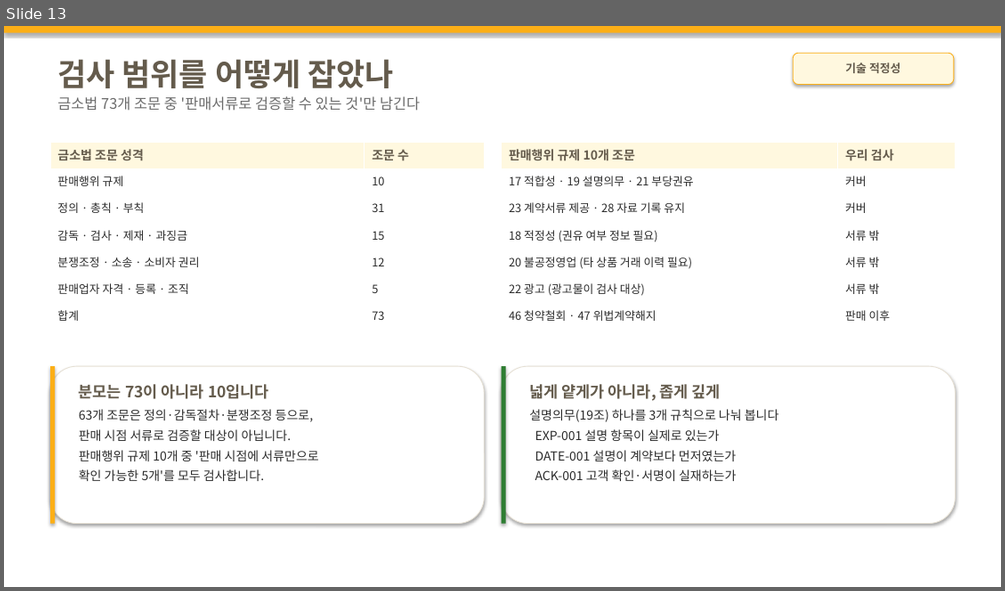
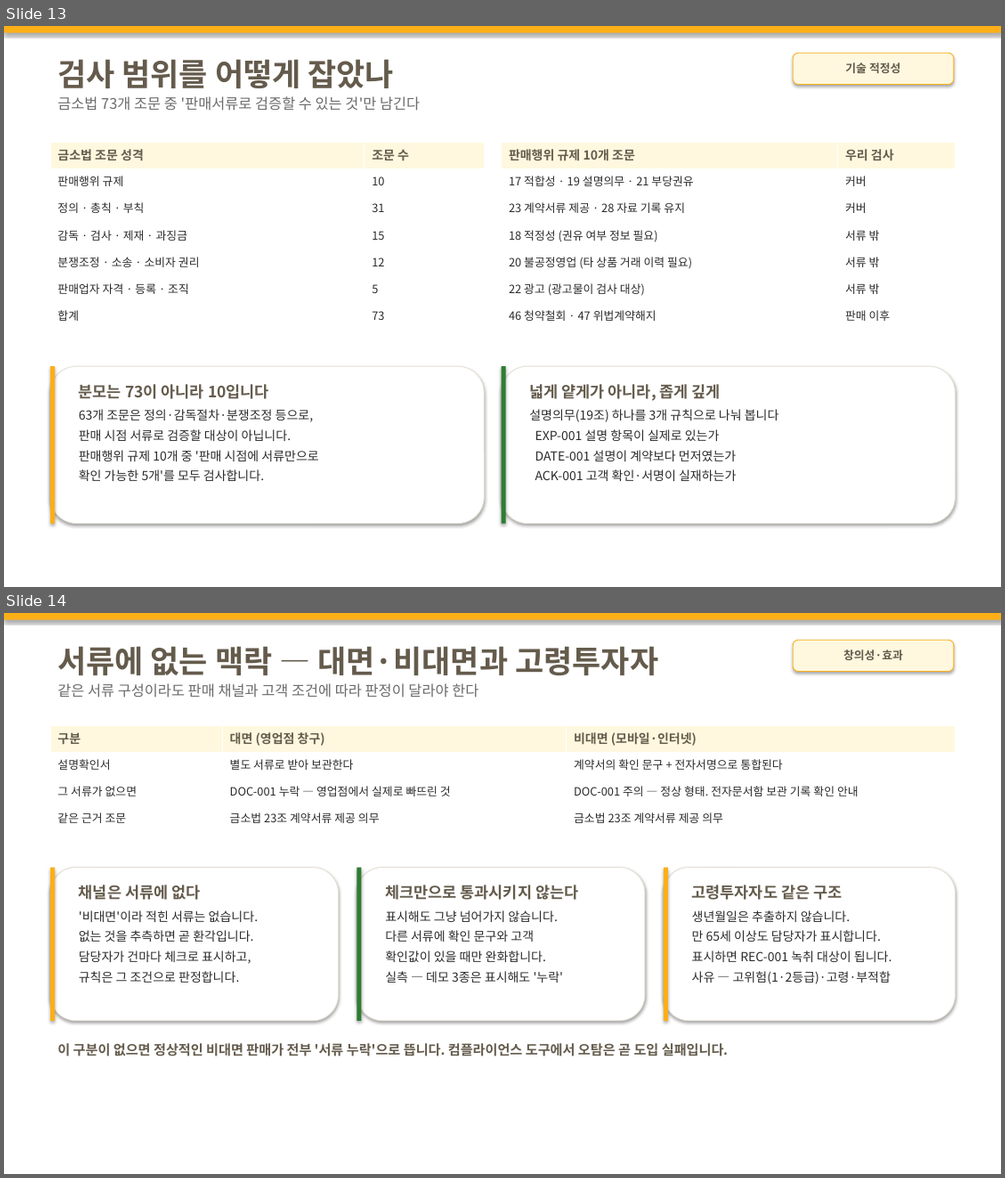
Before and after one commit to M0282/26KBAI_LW, a slide deck: docs/기술설명서_초안.pptx. Shown one above the other, each under a label of ours: slide 13 before the commit, slides 13 and 14 after it. The pictures are 1005x591 and 1005x1178 pixels, drawn with LibreOffice and Linux fonts; fonts in the diff are those of the drawing. Boxes give left, top, right and bottom in pixels: in the first picture for what was removed or moved away, otherwise in the second. Text is boxed around its words. In the diff, an @@ line names an element or a change of style, - is before the commit and + after.

```diff
--- a/docs/기술설명서_초안.pptx
+++ b/docs/기술설명서_초안.pptx
@@ slide 14 added at bbox=[4, 613, 1001, 1174], background #FFFFFF @@
@@ rectangle added at bbox=[4, 613, 1001, 620], fill #FCAF17 @@
@@ text added at bbox=[57, 646, 658, 698], 14 pt, text #6B6B6B @@
+서류에 없는 맥락 — 대면·비대면과 고령투자자
+같은 서류 구성이라도 판매 채널과 고객 조건에 따라 판정이 달라야 한다
@@ rounded rectangle added at bbox=[793, 640, 954, 672], fill #FFF8DF, outline #FCAF17 0.75 pt, 11 pt, text #645B4C, bold @@
+창의성·효과
@@ table added at bbox=[50, 725, 955, 833], 4 rows, 3 columns @@
+구분 | 대면 (영업점 창구) | 비대면 (모바일·인터넷)
+설명확인서 | 별도 서류로 받아 보관한다 | 계약서의 확인 문구 + 전자서명으로 통합된다
+그 서류가 없으면 | DOC-001 누락 — 영업점에서 실제로 빠뜨린 것 | DOC-001 주의 — 정상 형태. 전자문서함 보관 기록 확인 안내
+같은 근거 조문 | 금소법 23조 계약서류 제공 의무 | 금소법 23조 계약서류 제공 의무
@@ rounded rectangle added at bbox=[50, 868, 339, 1021], fill #FFFFFF, outline #E6E0D4 0.75 pt @@
@@ rectangle added at bbox=[50, 868, 55, 1021], fill #FCAF17 @@
@@ rounded rectangle added at bbox=[357, 868, 645, 1021], fill #FFFFFF, outline #E6E0D4 0.75 pt @@
@@ rectangle added at bbox=[357, 868, 362, 1021], fill #2E7D32 @@
@@ rounded rectangle added at bbox=[663, 868, 955, 1021], fill #FFFFFF, outline #E6E0D4 0.75 pt @@
@@ rectangle added at bbox=[663, 868, 668, 1021], fill #FCAF17 @@
@@ text added at bbox=[79, 884, 259, 982], 12 pt, text #2B2B2B @@
+채널은 서류에 없다
+'비대면'이라 적힌 서류는 없습니다.
+없는 것을 추측하면 곧 환각입니다.
+담당자가 건마다 체크로 표시하고,
+규칙은 그 조건으로 판정합니다.
@@ text added at bbox=[385, 884, 578, 982], 12 pt, text #2B2B2B @@
+체크만으로 통과시키지 않는다
+표시해도 그냥 넘어가지 않습니다.
+다른 서류에 확인 문구와 고객
+확인값이 있을 때만 완화합니다.
+실측 — 데모 3종은 표시해도 '누락'
@@ text added at bbox=[692, 884, 892, 984], 12 pt, text #2B2B2B @@
+고령투자자도 같은 구조
+생년월일은 추출하지 않습니다.
+만 65세 이상도 담당자가 표시합니다.
+표시하면 REC-001 녹취 대상이 됩니다.
+사유 — 고위험(1·2등급)·고령·부적합
@@ text added at bbox=[57, 1043, 728, 1056], 13 pt, text #645B4C, bold @@
+이 구분이 없으면 정상적인 비대면 판매가 전부 '서류 누락'으로 뜹니다. 컴플라이언스 도구에서 오탐은 곧 도입 실패입니다.
```
Also in this commit, not shown: 4 slides changed, 1 other file.
